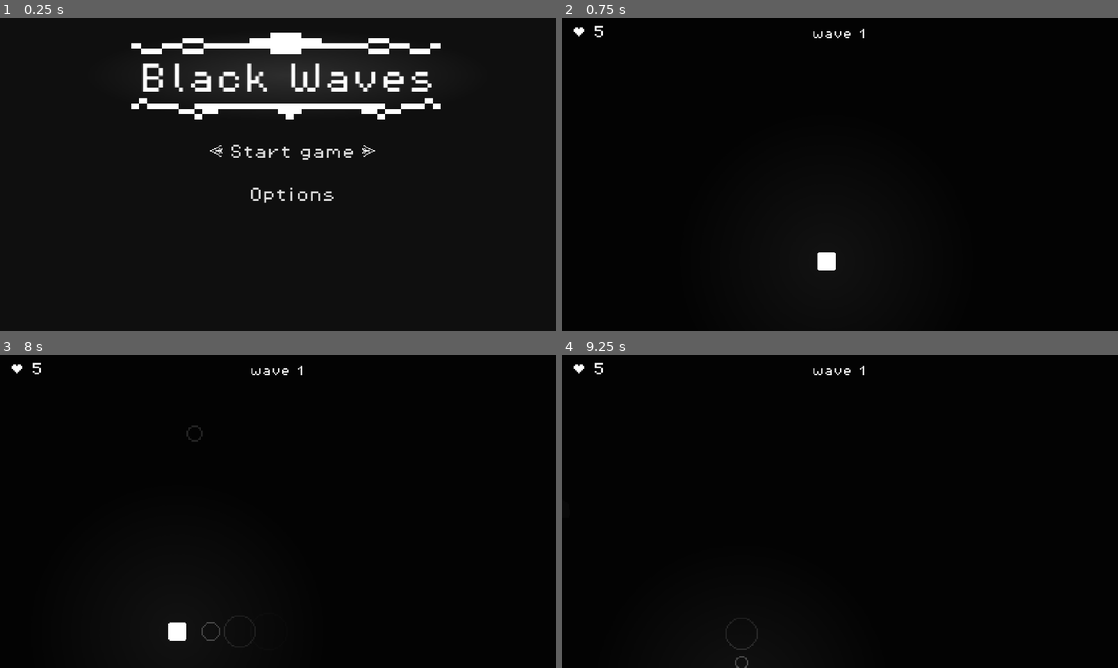
Above: before the commit, frames 1-4 (two rows, left to right).
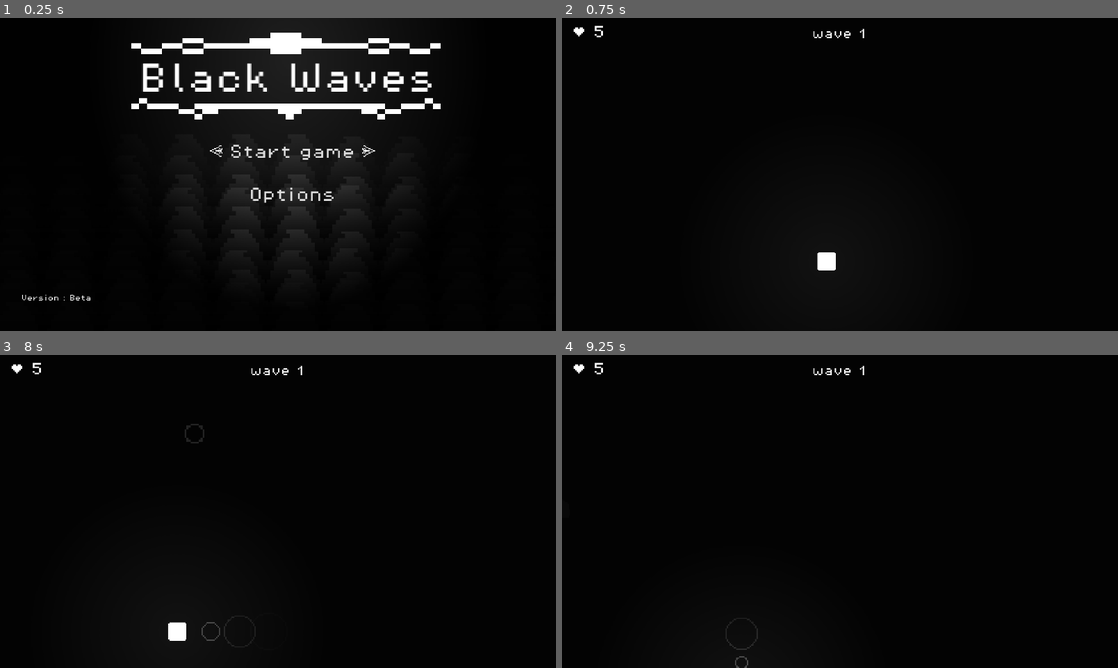
Above: after the commit, the same moments.

Repository: Cazik21/Blue_wave
Game: Godot game, scene res://scenes/tela_inicial.tscn
Two runs of this game, one before a commit and one after it. Both use one fixed random seed, a clock stepped at 60 frames per second and the inputs below.
Inputs (mouse positions are in pixels of both pictures, inside the frame that each line leads up to):
- Up to frame 1 (0.25 s): no input
- Up to frame 2 (0.75 s): click "Start game" at 0.5 s
- Up to frame 3 (8 s): tap Enter at 1.25, 4.25, 5.75 s; move the mouse to (400, 495) at 1.27 s; hold A (A) 1.28-2.03 s; tap D (D) at 1.55, 2.1, 3.8, 6.05 s; move the mouse to (166, 527) at 2.02 s; tap S (S) at 2.3, 4.55, 5.1, 6.8 s; tap Space at 2.75, 5 s; move the mouse to (333, 442) at 2.77 s; hold S (S) 2.78-3.53 s; tap A (A) at 3.05, 3.6, 5.3 s; move the mouse to (250, 574) at 3.52 s; move the mouse to (444, 558) at 4.27 s; hold D (D) 4.28-5.03 s; move the mouse to (111, 464) at 5.02 s; move the mouse to (305, 511) at 5.77 s; hold W (W) 5.78-6.53 s; move the mouse to (194, 433) at 6.52 s; click (194, 433) at 6.6 s; move the mouse to (400, 495) at 7.27 s; hold A (A) from 7.28 s (still down)
- Up to frame 4 (9.25 s): move the mouse to (728, 527) at 8.02 s; release A (A) at 8.03 s; tap D (D) at 8.1 s; tap Space at 8.75 s; move the mouse to (895, 442) at 8.77 s; hold S (S) from 8.78 s (still down)

The runs differ from the first frame. In frame 1, 0.5% of the frame differs, in the area x 4-65%, y 44-91%; in frame 2, nothing differs; in frame 3, less than 0.1%; in frame 4, nothing differs.

Commit message:
n seeei, tô com sono

Diff:
--- a/prefabs/bullet.tscn
+++ b/prefabs/bullet.tscn
@@ -50,7 +50,7 @@
 ondas = ExtResource("2_44iiu")
 
 [node name="CollisionShape" type="CollisionShape2D" parent="."]
-scale = Vector2(4, 4)
+scale = Vector2(7, 7)
 shape = SubResource("CircleShape2D_44iiu")
 
 [node name="ScreenNotifier" type="VisibleOnScreenNotifier2D" parent="."]
@@ -62,6 +62,7 @@
 texture_scale = 0.07
 
 [node name="Anim" type="AnimatedSprite2D" parent="."]
+scale = Vector2(1.5, 1.5)
 sprite_frames = SubResource("SpriteFrames_3ts6m")
 animation = &"default_wave"
 frame = 4
--- a/scenes/tela_inicial.tscn
+++ b/scenes/tela_inicial.tscn
@@ -1,13 +1,15 @@
-[gd_scene load_steps=10 format=3 uid="uid://cejbxgdvkinlm"]
+[gd_scene load_steps=12 format=3 uid="uid://cejbxgdvkinlm"]
 
 [ext_resource type="FontFile" uid="uid://c3kajmqfy11vh" path="res://assets/PixelOperator8.ttf" id="1_hkbxb"]
 [ext_resource type="Texture2D" uid="uid://dmbxif23f25tr" path="res://assets/neg[ocio da tela inicial baixo.png" id="2_xo13d"]
 [ext_resource type="Texture2D" uid="uid://dpctplt7bex4q" path="res://assets/nengociu da tela inicial cima.png" id="3_2o6u0"]
 [ext_resource type="Texture2D" uid="uid://cpsq4xcv2non1" path="res://assets/light.png" id="3_hvj2l"]
-[ext_resource type="Script" uid="uid://b013v57xihjio" path="res://scripts/start.gd" id="5_whubj"]
-[ext_resource type="Script" uid="uid://dj78a75firwok" path="res://scenes/options.gd" id="6_8cyla"]
+[ext_resource type="Script" path="res://scripts/start.gd" id="5_whubj"]
+[ext_resource type="Script" uid="uid://dj78a75firwok" path="res://scripts/options.gd" id="6_8cyla"]
 [ext_resource type="Texture2D" uid="uid://cldisauoavkfd" path="res://assets/selecionar.png" id="6_87508"]
-[ext_resource type="Script" uid="uid://dqrnvmedpbt7h" path="res://scenes/selecionador.gd" id="7_j2f2k"]
+[ext_resource type="Script" uid="uid://dqrnvmedpbt7h" path="res://scripts/selecionador.gd" id="7_j2f2k"]
+[ext_resource type="Script" uid="uid://cvy22jibernnf" path="res://scripts/wave.gd" id="9_oiiwr"]
+[ext_resource type="Texture2D" uid="uid://utx028gt8v3d" path="res://assets/wave_tela_inicial.png" id="10_moypc"]
 
 [sub_resource type="Theme" id="Theme_hvj2l"]
 
@@ -35,6 +37,17 @@
 scale = Vector2(1.5, 1.5)
 theme_override_fonts/font = ExtResource("1_hkbxb")
 text = "Black Waves"
+metadata/_edit_use_anchors_ = true
+
+[node name="Version" type="Label" parent="Menu"]
+offset_left = 16.0
+offset_top = 207.00002
+offset_right = 190.0
+offset_bottom = 223.00002
+scale = Vector2(0.3, 0.3)
+theme_override_fonts/font = ExtResource("1_hkbxb")
+text = "Version : Beta"
+metadata/_edit_use_anchors_ = true
 
 [node name="baixo" type="TextureRect" parent="Menu"]
 offset_left = 98.0
@@ -51,8 +64,8 @@
 texture = ExtResource("3_2o6u0")
 
 [node name="iluminação" type="PointLight2D" parent="Menu"]
-position = Vector2(215.49998, 43)
-scale = Vector2(2.6874998, 0.6071428)
+position = Vector2(215.49998, 31.999985)
+scale = Vector2(2.6874998, 3.3214285)
 energy = 2.0
 texture = ExtResource("3_hvj2l")
 
@@ -98,4 +111,134 @@
 texture = ExtResource("6_87508")
 flip_h = true
 
+[node name="wave1" type="Node2D" parent="."]
+position = Vector2(0, -112)
+script = ExtResource("9_oiiwr")
+
+[node name="Shake_icon" type="TextureRect" parent="wave1"]
+modulate = Color(1, 1, 1, 0.19607843)
+offset_left = -93.0
+offset_top = 199.0
+offset_right = 577.0
+offset_bottom = 239.0
+texture = ExtResource("10_moypc")
+
+[node name="wave2" type="Node2D" parent="."]
+position = Vector2(0, -96)
+script = ExtResource("9_oiiwr")
+
+[node name="Shake_icon" type="TextureRect" parent="wave2"]
+modulate = Color(1, 1, 1, 0.3137255)
+offset_left = -93.0
+offset_top = 197.0
+offset_right = 577.0
+offset_bottom = 237.0
+texture = ExtResource("10_moypc")
+flip_h = true
+
+[node name="wave3" type="Node2D" parent="."]
+position = Vector2(0, -80)
+script = ExtResource("9_oiiwr")
+
+[node name="Shake_icon" type="TextureRect" parent="wave3"]
+modulate = Color(1, 1, 1, 0.43137255)
+offset_left = -93.0
+offset_top = 197.0
+offset_right = 577.0
+offset_bottom = 237.0
+texture = ExtResource("10_moypc")
+
+[node name="wave4" type="Node2D" parent="."]
+position = Vector2(0, -72)
+script = ExtResource("9_oiiwr")
+
+[node name="Shake_icon" type="TextureRect" parent="wave4"]
+modulate = Color(1, 1, 1, 0.54901963)
+offset_left = -93.0
+offset_top = 197.0
+offset_right = 577.0
+offset_bottom = 237.0
+texture = ExtResource("10_moypc")
+flip_h = true
+
+[node name="wave5" type="Node2D" parent="."]
+position = Vector2(0, -72)
+script = ExtResource("9_oiiwr")
+
+[node name="Shake_icon" type="TextureRect" parent="wave5"]
+modulate = Color(1, 1, 1, 0.6666667)
+offset_left = -93.0
+offset_top = 213.0
+offset_right = 577.0
+offset_bottom = 253.0
+texture = ExtResource("10_moypc")
+metadata/_edit_use_anchors_ = true
+
+[node name="wave6" type="Node2D" parent="."]
+position = Vector2(0, -41)
+script = ExtResource("9_oiiwr")
+
+[node name="Shake_icon" type="TextureRect" parent="wave6"]
+modulate = Color(1, 1, 1, 0.78431374)
+offset_left = -93.0
+offset_top = 199.0
+offset_right = 577.0
+offset_bottom = 239.0
+texture = ExtResource("10_moypc")
+metadata/_edit_use_anchors_ = true
+
+[node name="wave7" type="Node2D" parent="."]
+position = Vector2(0, -25)
+script = ExtResource("9_oiiwr")
+
+[node name="Shake_icon" type="TextureRect" parent="wave7"]
+modulate = Color(1, 1, 1, 0.9019608)
+offset_left = -93.0
+offset_top = 197.0
+offset_right = 577.0
+offset_bottom = 237.0
+texture = ExtResource("10_moypc")
+flip_h = true
+metadata/_edit_use_anchors_ = true
+
+[node name="wave8" type="Node2D" parent="."]
+position = Vector2(0, -9)
+script = ExtResource("9_oiiwr")
+
+[node name="Shake_icon" type="TextureRect" parent="wave8"]
+offset_left = -93.0
+offset_top = 197.0
+offset_right = 577.0
+offset_bottom = 237.0
+texture = ExtResource("10_moypc")
+metadata/_edit_use_anchors_ = true
+
+[node name="wave9" type="Node2D" parent="."]
+position = Vector2(0, -1)
+script = ExtResource("9_oiiwr")
+
+[node name="Shake_icon" type="TextureRect" parent="wave9"]
+offset_left = -93.0
+offset_top = 197.0
+offset_right = 577.0
+offset_bottom = 237.0
+texture = ExtResource("10_moypc")
+flip_h = true
+metadata/_edit_use_anchors_ = true
+
+[node name="wave10" type="Node2D" parent="."]
+position = Vector2(0, -1)
+script = ExtResource("9_oiiwr")
+
+[node name="Shake_icon" type="TextureRect" parent="wave10"]
+offset_left = -93.0
+offset_top = 213.0
+offset_right = 577.0
+offset_bottom = 253.0
+texture = ExtResource("10_moypc")
+metadata/_edit_use_anchors_ = true
+
+[node name="CanvasModulate" type="CanvasModulate" parent="."]
+color = Color(0.067437746, 0.06743774, 0.06743772, 1)
+
 [connection signal="pressed" from="Menu/Start" to="Menu/Start" method="_on_pressed"]
--- a/scripts/bullet.gd
+++ b/scripts/bullet.gd
@@ -33,7 +33,7 @@
 	direction = new_direction.normalized()
 
 func bullet_finished() -> void:
-	anim.scale = Vector2(1.2, 1.2)
+	anim.scale = Vector2(1.5, 1.5)
 	alterar_colisao()
 	anim.play("default_wave")
 	self.get_node("PointLight2D").energy = 0
@@ -49,7 +49,7 @@
 func alterar_colisao():
 	var tween = get_tree().create_tween()
 	tween.tween_property(collision, "scale",
-	 Vector2(5, 5),
+	 Vector2(7, 7),
 	 1).set_ease(Tween.EASE_OUT).set_trans(Tween.TRANS_CUBIC)
 
 func _on_body_entered(body: Node2D) -> void:
--- a/scripts/label.gd
+++ b/scripts/label.gd
@@ -1,5 +1,19 @@
 extends Label
 
+@onready var texture: TextureRect = $"../TextureRect"
+
+func _ready() -> void:
+	Messenger.trocando_de_wave.connect(pisca_pisca)
+
 # Called every frame. 'delta' is the elapsed time since the previous frame.
-func _process(delta: float) -> void:
+func _process(_delta: float) -> void:
 	self.text = "   " + str(Messenger.player_lifes)
+
+func pisca_pisca():
+	texture.visible = false
+	await get_tree().create_timer(0.1).timeout
+	texture.visible = true
+	await get_tree().create_timer(0.1).timeout
+	texture.visible = false
+	await get_tree().create_timer(0.1).timeout
+	texture.visible = true
--- a/scripts/messenger.gd
+++ b/scripts/messenger.gd
@@ -11,3 +11,4 @@
 signal start_selecionado
 signal options_selecionado
 signal diminuir_timer
+signal trocando_de_wave
--- /dev/null
+++ b/scripts/wave.gd
@@ -0,0 +1,33 @@
+extends Node2D
+
+@onready var shake_icon = $ShakeIcon # Supondo que você tem um nó Sprite2D chamado "ShakeIcon" na sua cena
+
+var shake_amount = 5
+var shake_duration = 3
+var tween: Tween
+
+func _ready():
+	# Exemplo: iniciar o shake quando a cena carregar
+	start_shake()
+
+func start_shake():
+	await get_tree().create_timer(randi_range(0, 3)).timeout
+	# Garante que apenas um tween esteja ativo por vez
+	if tween and tween.is_running():
+		tween.kill()
+
+	tween = create_tween()
+	tween.set_loops() # Para que o shake continue até ser interrompido (ou você pode usar tween.set_ease() e tween.set_trans() para um único movimento)
+
+	# Inicia o tween em torno da posição original
+	var original_pos = global_position
+
+	# Move para a esquerda
+	tween.tween_property(self, "global_position", original_pos - Vector2(shake_amount, 0), shake_duration).set_ease(Tween.EASE_OUT).set_trans(Tween.TRANS_CUBIC)
+	# Move para a direita
+	tween.tween_property(self, "global_position", original_pos + Vector2(shake_amount, 0), shake_duration).set_ease(Tween.EASE_OUT).set_trans(Tween.TRANS_CUBIC)
+	# Retorna à posição original
+
+func get_original_position():
+	# Você pode armazenar a posição original em _ready()
+	return Vector2(0,0) # Substitua pelo seu método de pegar a posição original
--- a/scripts/world.gd
+++ b/scripts/world.gd
@@ -32,3 +32,5 @@
 
 func troca_de_wave():
 	spawn_timer.wait_time -= 0.1
+	Messenger.player_lifes = 2
+	Messenger.trocando_de_wave.emit()
Binary file added: assets/wave_tela_inicial.png
Not shown, added: assets/wave_tela_inicial.png.import
Not shown: 1 places in prefabs/hearts.tscn that only renumber resources
Not shown, added: scripts/wave.gd.uid
